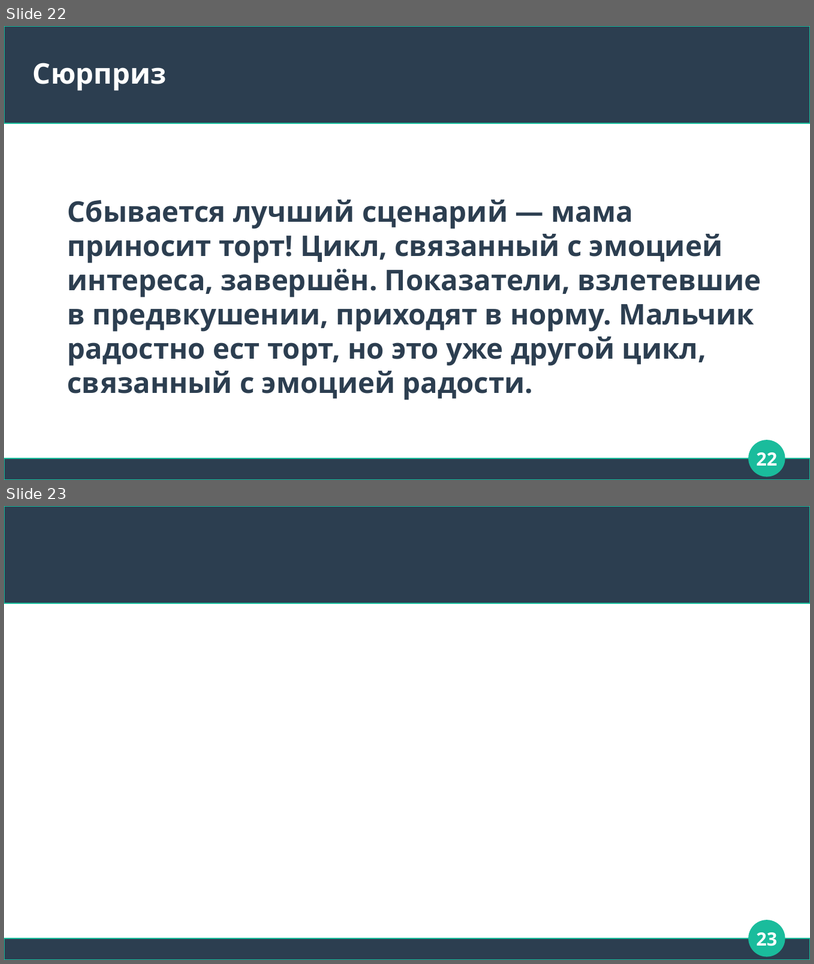
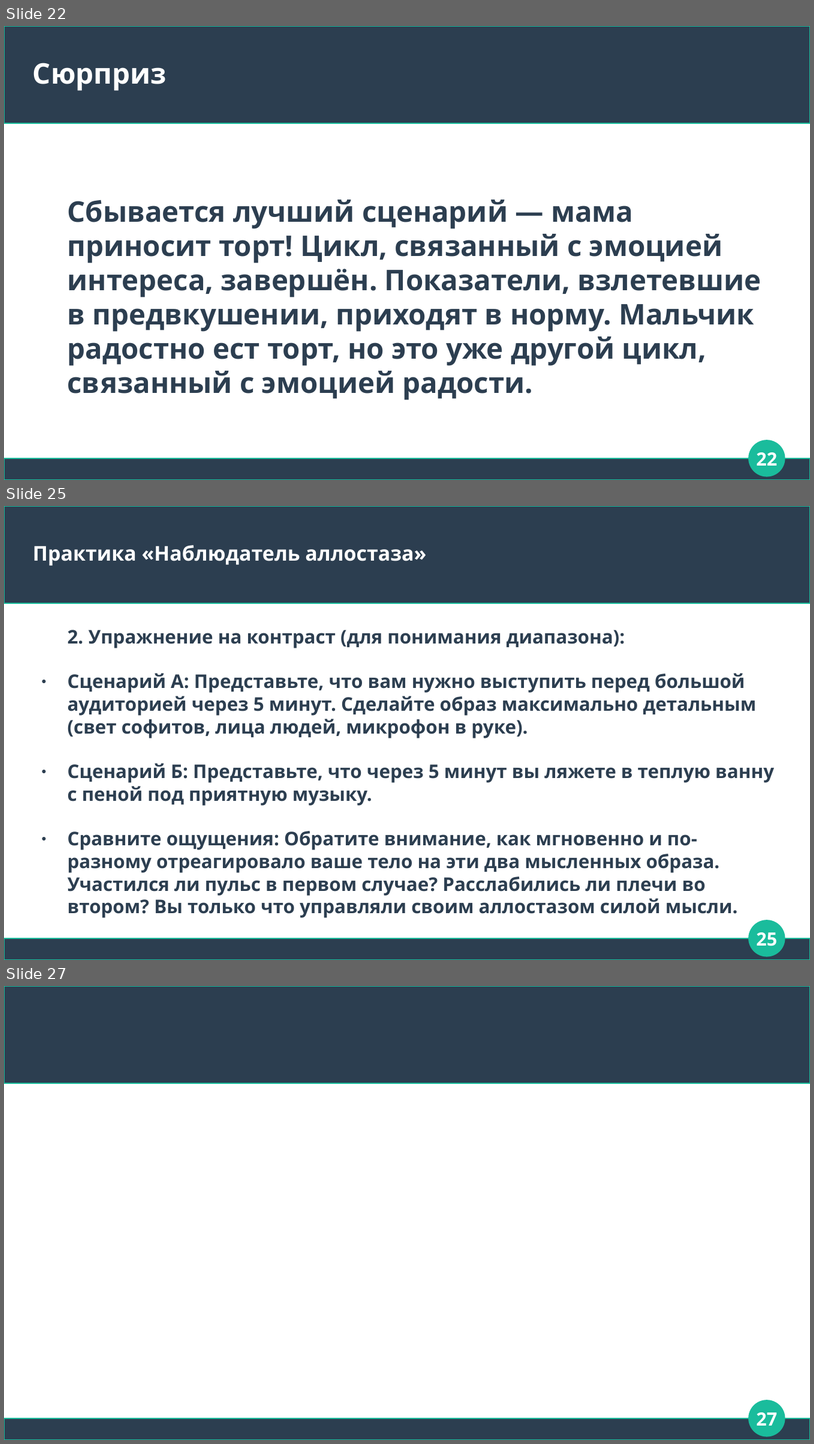
Before and after one commit to Chularev/articles, a slide deck: Psychology/4. аллостаз.odp. Shown one above the other, each under a label of ours: slides 22 and 23 before the commit, slides 22, 25 and 27 after it; the slides between them are not shown. The pictures are 814x964 and 814x1444 pixels, drawn with LibreOffice and Linux fonts; fonts in the diff are those of the drawing. Boxes give left, top, right and bottom in pixels: in the first picture for what was removed or moved away, otherwise in the second. Text is boxed around its words. In the diff, an @@ line names an element or a change of style, - is before the commit and + after.

Commit message:
tmp

```diff
--- a/Psychology/4. аллостаз.odp
+++ b/Psychology/4. аллостаз.odp
@@ slide 25 added at (4,506,810,960), background #FFFFFF; not listed: 3 template elements that a slide beside it also shows @@
@@ title added at (33,545,426,565), 20 pt, text #FFFFFF, bold @@
+Практика «Наблюдатель аллостаза»
@@ text added at (68,630,774,918), 18.5 pt, text #2C3E50, bold @@
+2. Упражнение на контраст (для понимания диапазона):
+● Сценарий А: Представьте, что вам нужно выступить перед большой аудиторией через 5 минут. Сделайте образ максимально детальным (свет софитов, лица людей, микрофон в руке).
+● Сценарий Б: Представьте, что через 5 минут вы ляжете в теплую ванну с пеной под приятную музыку.
+● Сравните ощущения: Обратите внимание, как мгновенно и по-разному отреагировало ваше тело на эти два мысленных образа. Участился ли пульс в первом случае? Расслабились ли плечи во втором? Вы только что управляли своим аллостазом силой мысли.
@@ page number added at (756,932,777,946), 18 pt, text #FFFFFF, bold @@
+25
@@ what was slide 23 is now slide 27 @@
@@ page number at (756,1412,777,1425): text changed @@
-23
+27
```
Also in this commit, not shown: 3 other slides added.
